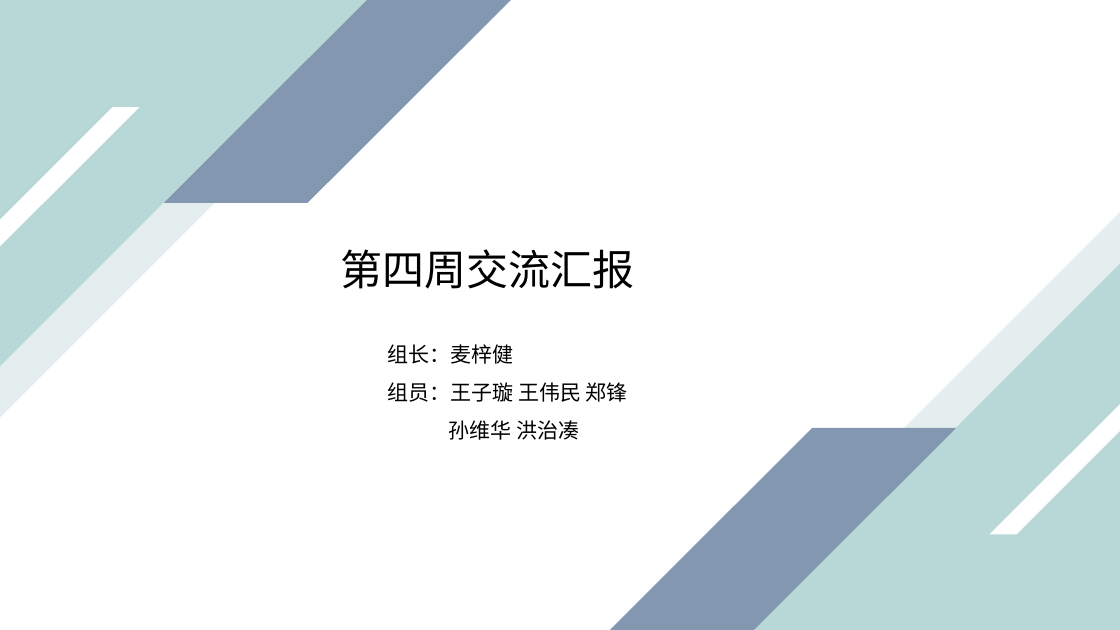
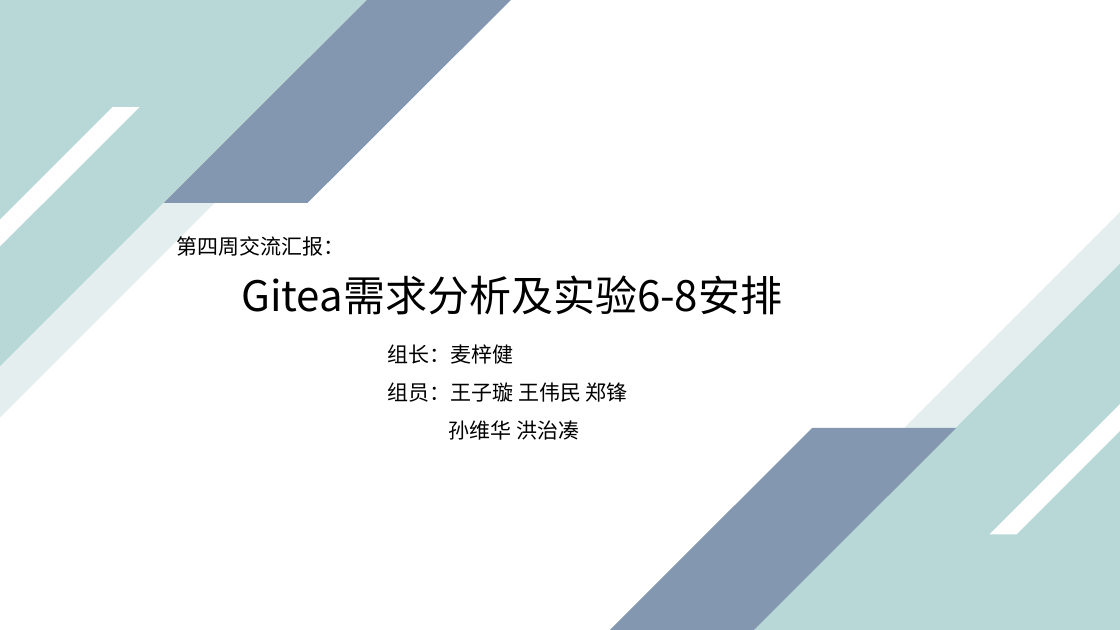
Before and after one commit to bhsei/20_F, a slide deck: slide 1 of 2-课堂汇报/第四周汇报_麦梓健.pptx. Drawn at 1120x630 pixels with LibreOffice and Linux fonts; fonts in the diff are those of the drawing. Boxes give left, top, right and bottom in pixels: in the first picture for what was removed or moved away, otherwise in the second. Text is boxed around its words. In the diff, an @@ line names an element or a change of style, - is before the commit and + after.

Commit message:
第四周文档更新

```diff
--- a/2-课堂汇报/第四周汇报_麦梓健.pptx
+++ b/2-课堂汇报/第四周汇报_麦梓健.pptx
@@ text at [176,236,344,256]: text changed; size 36 to 18 pt @@
-第四周交流汇报
+第四周交流汇报：
@@ text added at [241,275,782,315], 36 pt, text #000000 @@
+Gitea需求分析及实验6-8安排
```
Also in this commit, not shown: 2 other slides changed, 4 slides added, 1 slide removed, 3 other files.
